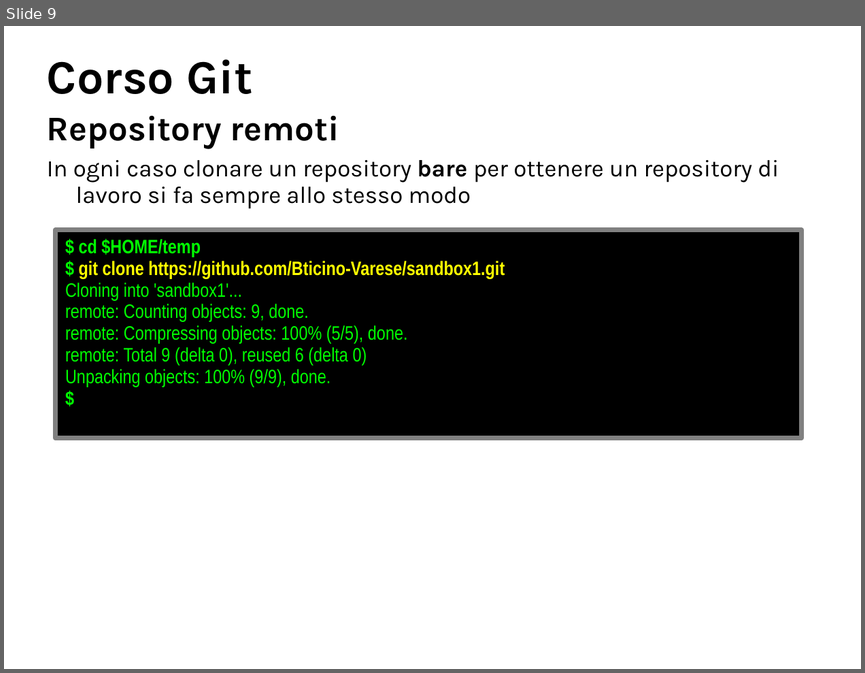
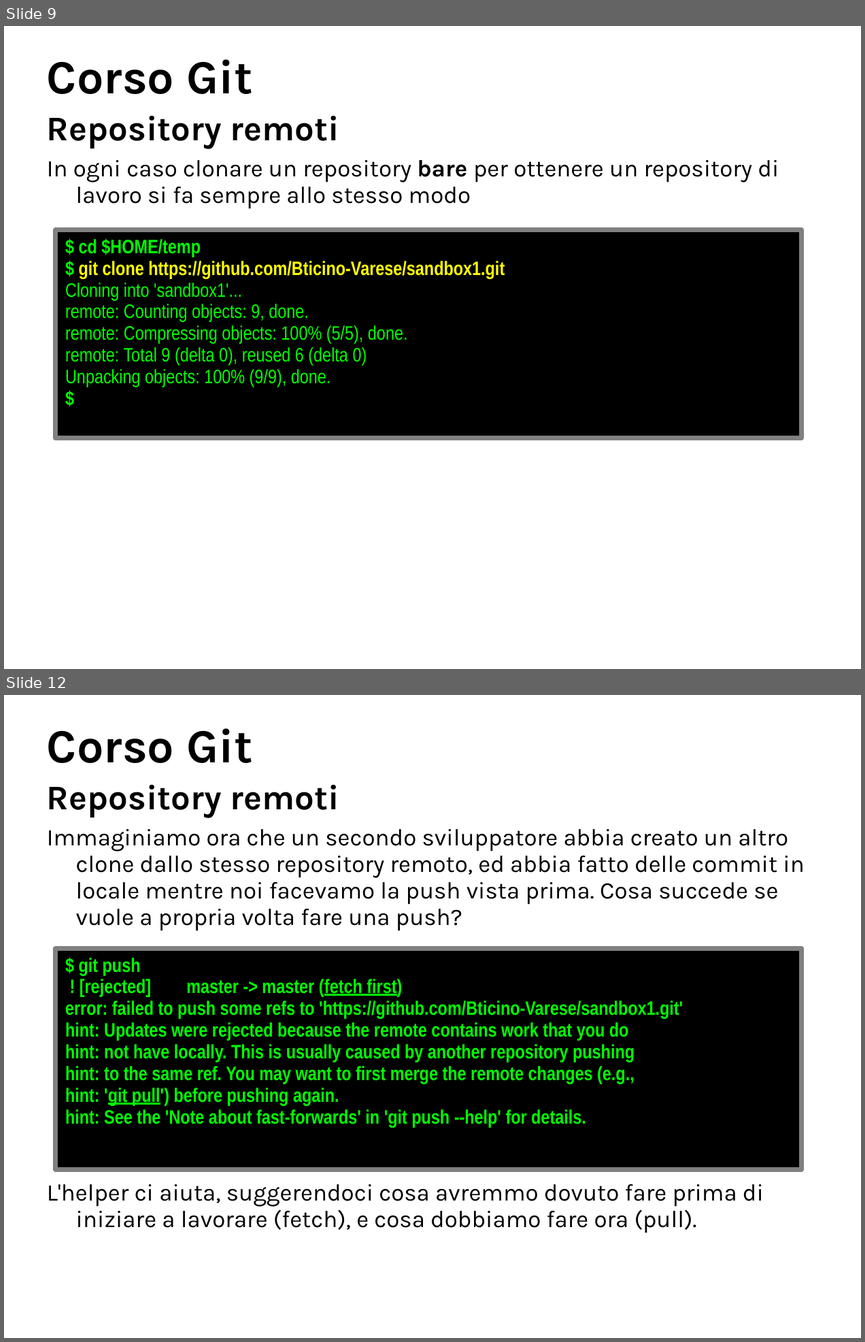
Before and after one commit to BticinoDeployer/corsogit, a slide deck: corsoGit-remoteRepo.odp. Shown one above the other, each under a label of ours: slide 9 before the commit, slides 9 and 12 after it; the slides between them are not shown. The pictures are 865x673 and 865x1342 pixels, drawn with LibreOffice and Linux fonts; fonts in the diff are those of the drawing; background and template pictures are left out. Boxes give left, top, right and bottom in pixels: in the first picture for what was removed or moved away, otherwise in the second. Text is boxed around its words. In the diff, an @@ line names an element or a change of style, - is before the commit and + after.

Commit message:
Modificate presentazioni corso e compendio

```diff
--- a/corsoGit-remoteRepo.odp
+++ b/corsoGit-remoteRepo.odp
@@ slide 12 added at (4, 695, 861, 1338), background #FFFFFF @@
@@ title added at (47, 728, 253, 763), 44 pt, text #000000, bold @@
+Corso Git
@@ text added at (47, 785, 339, 817), 32 pt, text #000000, bold @@
+Repository remoti
@@ text added at (47, 829, 804, 931), 22 pt, text #000000 @@
+Immaginiamo ora che un secondo sviluppatore abbia creato un altro clone dallo stesso repository remoto, ed abbia fatto delle commit in locale mentre noi facevamo la push vista prima. Cosa succede se vuole a propria volta fare una push?
@@ rectangle added at (55, 949, 802, 1169), fill #000000, outline #808080 4.31 pt, 18 pt, text #00FF00, bold @@
+$ git push
+! [rejected] master -> master (fetch first)
+error: failed to push some refs to 'https://github.com/Bticino-Varese/sandbox1.git'
+hint: Updates were rejected because the remote contains work that you do
+hint: not have locally. This is usually caused by another repository pushing
+hint: to the same ref. You may want to first merge the remote changes (e.g.,
+hint: 'git pull') before pushing again.
+hint: See the 'Note about fast-forwards' in 'git push --help' for details.
@@ text added at (47, 1184, 764, 1233), 22 pt, text #000000 @@
+L'helper ci aiuta, suggerendoci cosa avremmo dovuto fare prima di iniziare a lavorare (fetch), e cosa dobbiamo fare ora (pull).
```
Also in this commit, not shown: 2 slides changed, 8 other slides added, 42 slides removed, 4 other files.
